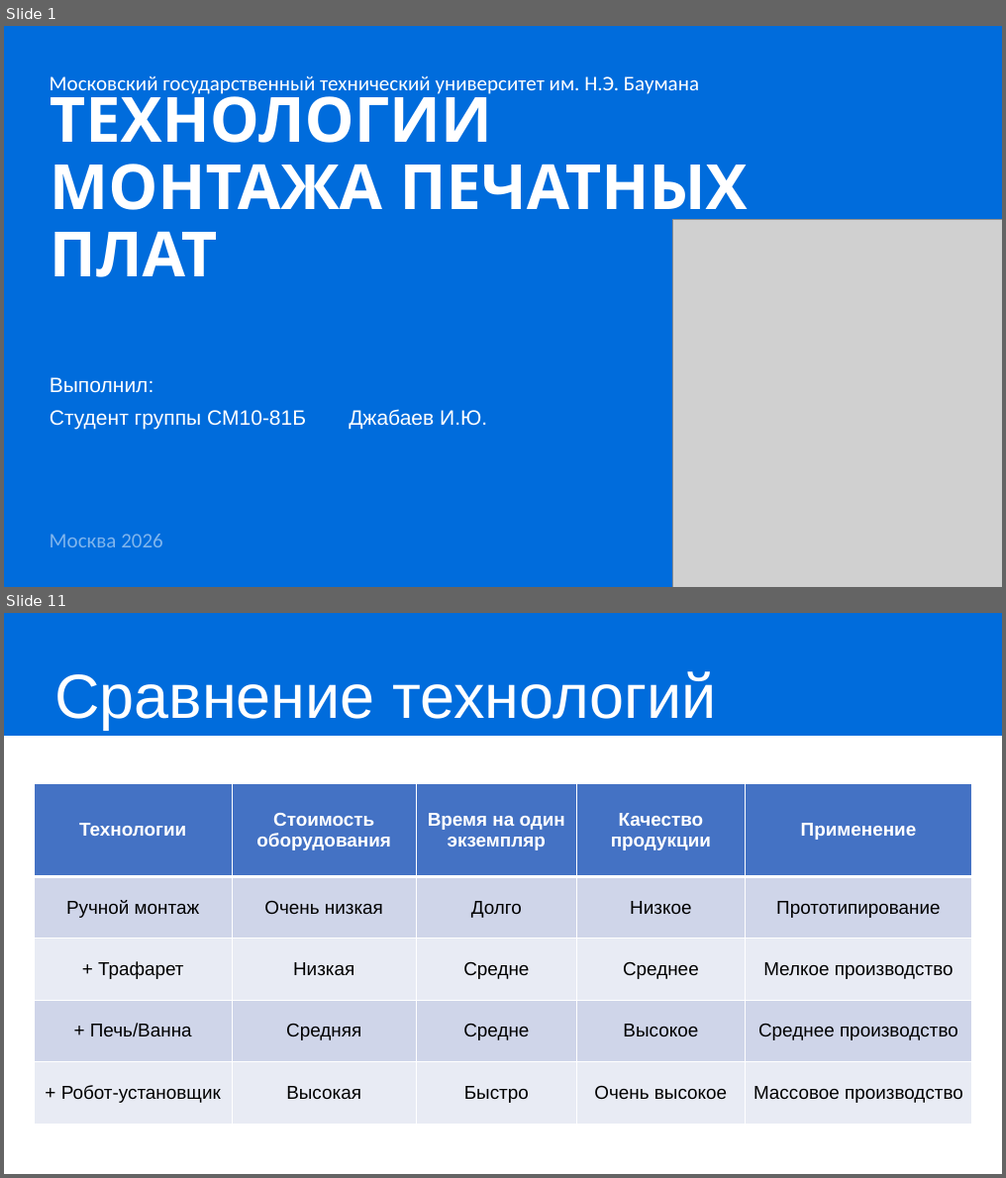
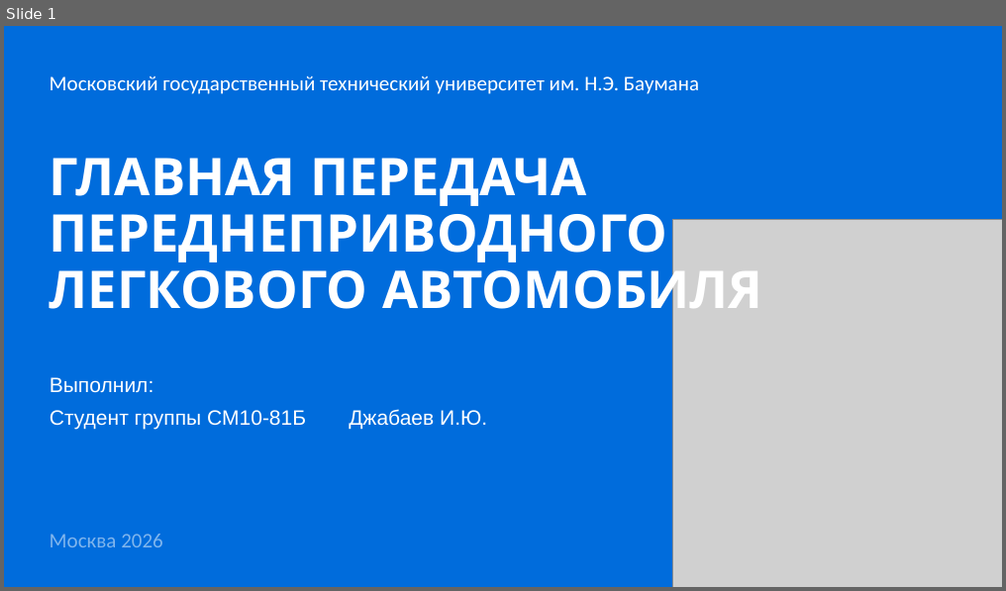
Before and after one commit to IbrahimDzheby/Diplom, a slide deck: НИРС2/Защита.pptx. Shown one above the other, each under a label of ours: slides 1 and 11 before the commit, slide 1 after it; the slides between them are not shown. The pictures are 1006x1178 and 1006x591 pixels, drawn with LibreOffice and Linux fonts; fonts in the diff are those of the drawing; grey boxes stand for pictures. Boxes give left, top, right and bottom in pixels: in the first picture for what was removed or moved away, otherwise in the second. Text is boxed around its words. In the diff, an @@ line names an element or a change of style, - is before the commit and + after.

```diff
--- a/НИРС2/Защита.pptx
+++ b/НИРС2/Защита.pptx
@@ slide 11 removed at [4, 613, 1002, 1174], background #FFFFFF @@
@@ rectangle removed at [4, 613, 1002, 736] @@
@@ title removed at [54, 671, 716, 730] @@
-Сравнение технологий
@@ table removed at [34, 783, 971, 1124], 5 rows, 5 columns @@
-Технологии | Стоимость оборудования | Время на один экземпляр | Качество продукции | Применение
-Ручной монтаж | Очень низкая | Долго | Низкое | Прототипирование
-+ Трафарет | Низкая | Средне | Среднее | Мелкое производство
-+ Печь/Ванна | Средняя | Средне | Высокое | Среднее производство
-+ Робот-установщик | Высокая | Быстро | Очень высокое | Массовое производство
@@ slide 1 changed as well @@
@@ title at [50, 158, 763, 322]: text changed; size 60 to 50 pt @@
-ТЕХНОЛОГИИ МОНТАЖА ПЕЧАТНЫХ ПЛАТ
+ГЛАВНАЯ ПЕРЕДАЧА
+ПЕРЕДНЕПРИВОДНОГО
+ЛЕГКОВОГО АВТОМОБИЛЯ
```
Also in this commit, not shown: 11 slides added, 9 other slides removed, 20 other files.
